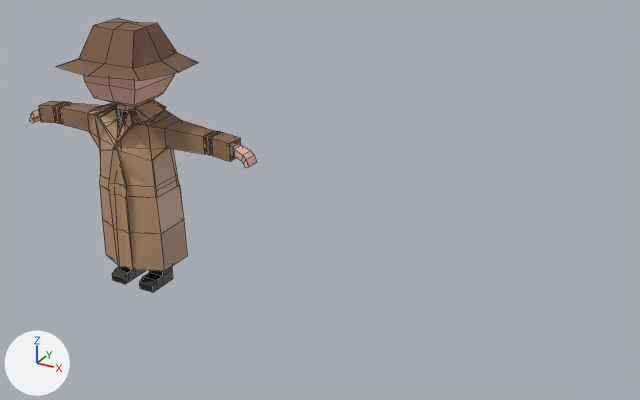
One commit to the Blender file Resources/Models/bix/bucky.blend: the scene before it, then after it.
Both versions are drawn from a 50 mm lens placed at (46.5, -53.2, 37.5), pointed at (16.5, 1.4, 10.3). Every picture has the same lights, and +X, +Y and +Z are marked at lower left. Mesh edges are drawn as thin lines.

Script lines for the objects in view, before the commit:
```python
me_cube = bpy.data.meshes.new('Cube')
me_cube.from_pydata(...)  # 256 vertices, 217 faces; spans x -9.8..11.4, y -4.8..5.1, z 0.0..22.5
me_cube.materials.append(mat_material)  # picture img_palette_png
ob_bucky = bpy.data.objects.new('Bucky', me_cube)
ob_bucky.location = (0.0, 0.0, 0.0)
_m = ob_bucky.modifiers.new('Mirror', 'MIRROR')
```
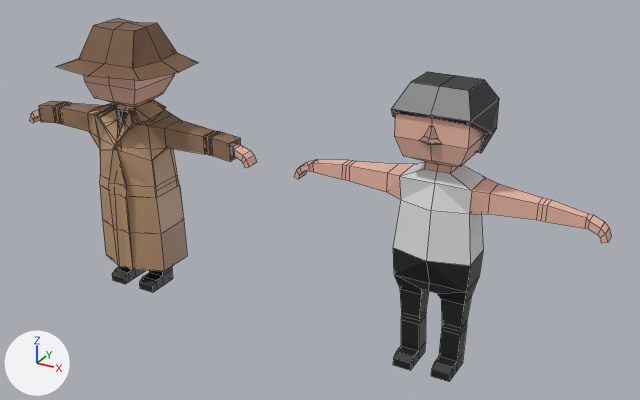
Location of each change, (x1, y1, x2, y2) in pixels of the pictures (640 x 400 px):
'NPC01', added: after (294, 72, 611, 382)

The change in detail:
Mesh me_cube_001 is new.
It has 149 vertices, 134 faces and spans x -0.8..11.4, y -3.0..2.7, z 0.0..21.5.
It uses material mat_material (picture img_palette_png).
Object 'NPC01' (ob_npc01) is new; it shows me_cube_001.
Its location is (26.8, 0.0, 0.0).
It gains a MIRROR modifier named 'Mirror'.
Modifier setting: use_clip = True.
